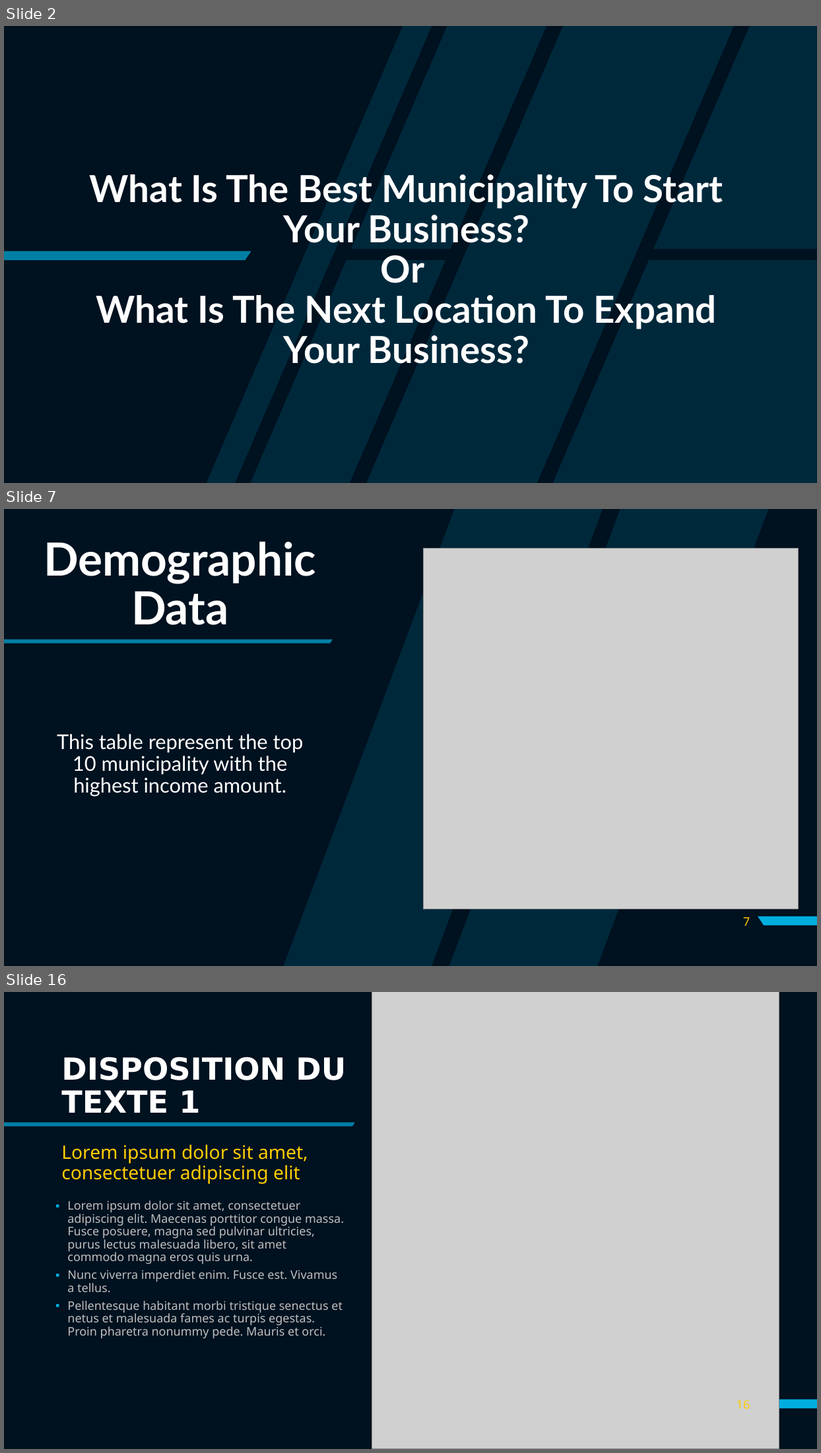
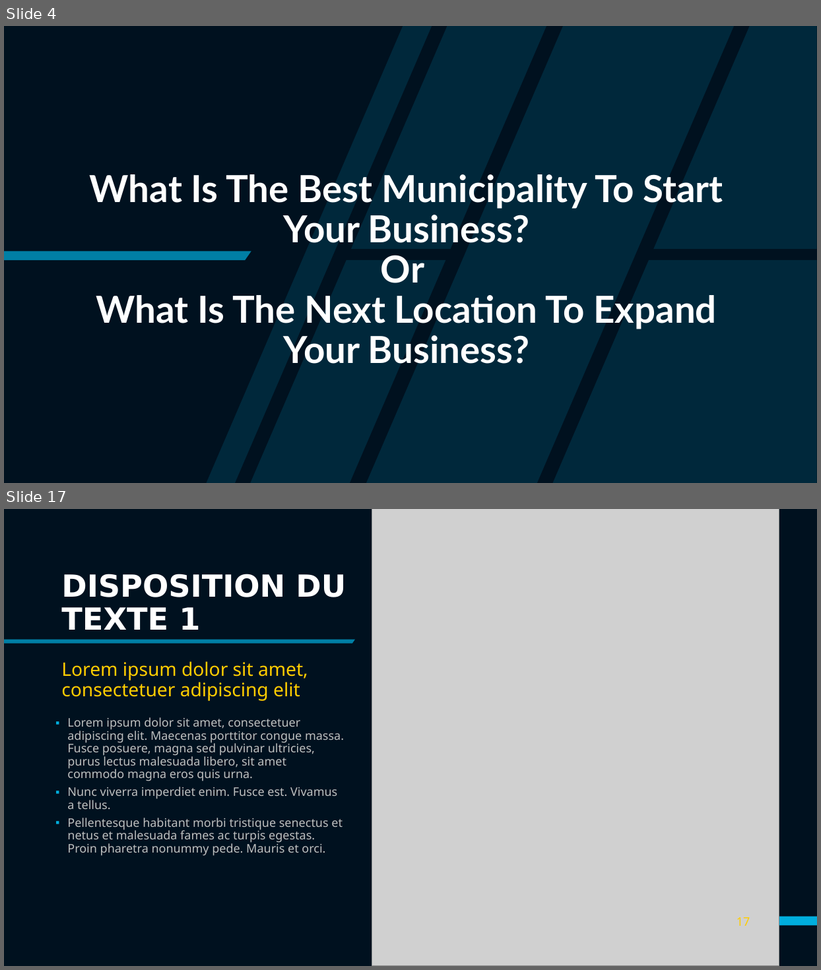
Before and after one commit to Ldave01/Best_Place_For_Business, a slide deck: Analyzing Business Location in Haiti.pptx. Shown one above the other, each under a label of ours: slides 2, 7 and 16 before the commit, slides 4 and 17 after it; the slides between them are not shown. The pictures are 821x1453 and 821x970 pixels, drawn with LibreOffice and Linux fonts; fonts in the diff are those of the drawing; grey boxes stand for pictures. Boxes give left, top, right and bottom in pixels: in the first picture for what was removed or moved away, otherwise in the second. Text is boxed around its words. In the diff, an @@ line names an element or a change of style, - is before the commit and + after.

```diff
--- a/Analyzing Business Location in Haiti.pptx
+++ b/Analyzing Business Location in Haiti.pptx
@@ slide 7 removed at (4,509,817,966), background #00111F; not listed: 1 template element that a slide beside it also shows @@
@@ freeform shape removed at (283,509,769,966) @@
@@ title removed at (44,541,316,625) @@
-Demographic
-Data
@@ picture removed at (424,549,799,910) @@
@@ freeform shape removed at (4,639,333,644) @@
@@ text removed at (57,734,304,797) @@
-This table represent the top 10 municipality with the highest income amount.
@@ page number removed at (743,918,750,926) @@
-7
@@ what was slide 2 is now slide 4 @@
@@ what was slide 16 is now slide 17 @@
@@ page number at (737,918,750,926): text changed @@
-16
+17
```
Also in this commit, not shown: 5 slides changed, 9 slides added, 7 other slides removed, 4 other files.
